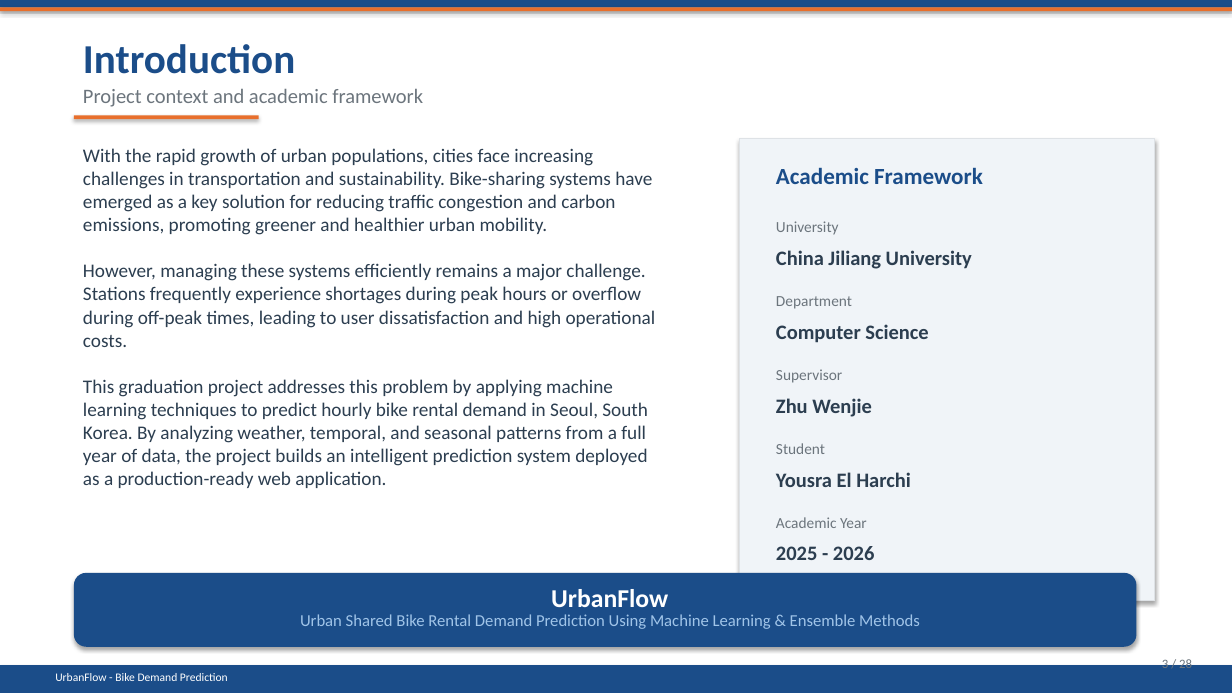
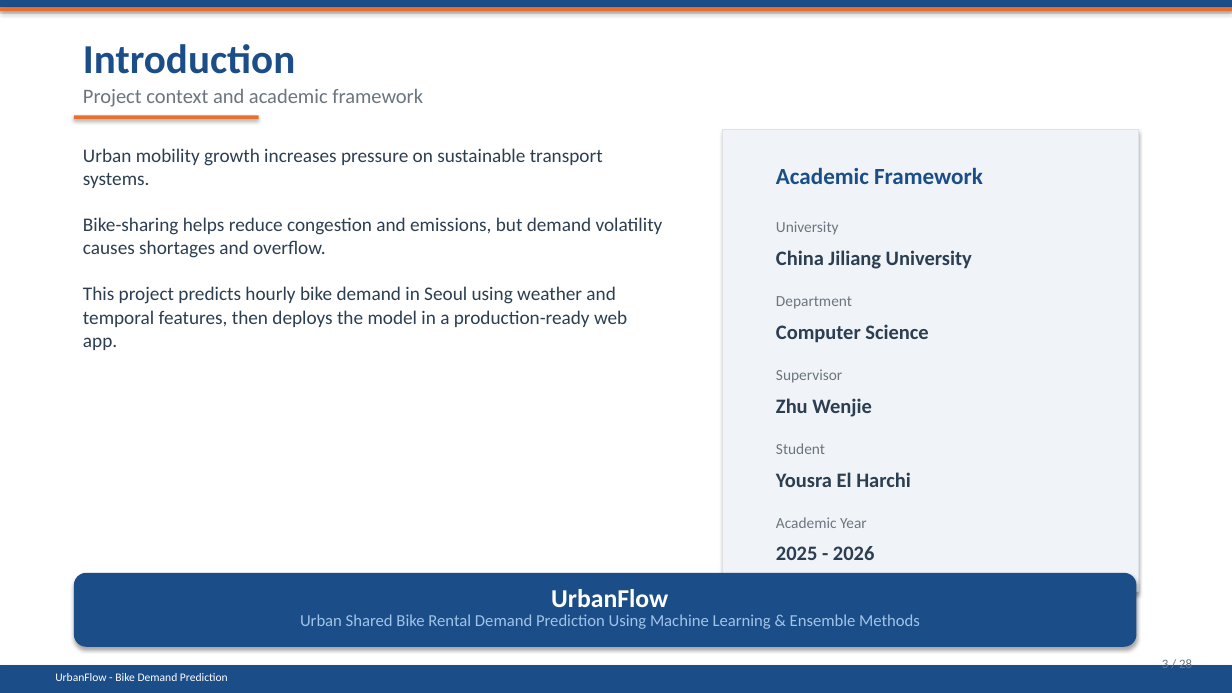
Before and after one commit to yousraelharchi2004/urban-bike-demand-prediction, a slide deck: slide 3 of Reports/PFE_Presentation_UrbanFlow.pptx. Drawn at 1232x693 pixels with LibreOffice and Linux fonts; fonts in the diff are those of the drawing. Boxes give left, top, right and bottom in pixels: in the first picture for what was removed or moved away, otherwise in the second. Text is boxed around its words. In the diff, an @@ line names an element or a change of style, - is before the commit and + after.

```diff
--- a/Reports/PFE_Presentation_UrbanFlow.pptx
+++ b/Reports/PFE_Presentation_UrbanFlow.pptx
@@ text at [83,148,663,350]: text changed @@
-With the rapid growth of urban populations, cities face increasing challenges in transportation and sustainability. Bike-sharing systems have emerged as a key solution for reducing traffic congestion and carbon emissions, promoting greener and healthier urban mobility.
-However, managing these systems efficiently remains a major challenge. Stations frequently experience shortages during peak hours or overflow during off-peak times, leading to user dissatisfaction and high operational costs.
-This graduation project addresses this problem by applying machine learning techniques to predict hourly bike rental demand in Seoul, South Korea. By analyzing weather, temporal, and seasonal patterns from a full year of data, the project builds an intelligent prediction system deployed as a production-ready web application.
+Urban mobility growth increases pressure on sustainable transport systems.
+Bike-sharing helps reduce congestion and emissions, but demand volatility causes shortages and overflow.
+This project predicts hourly bike demand in Seoul using weather and temporal features, then deploys the model in a production-ready web app.
@@ rectangle: place and size @@
-rectangle at [739,139,1155,601]
+rectangle at [723,129,1139,592]
```
Also in this commit, not shown: 9 other slides changed, 1 slide added, 1 slide removed, 30 other files.
